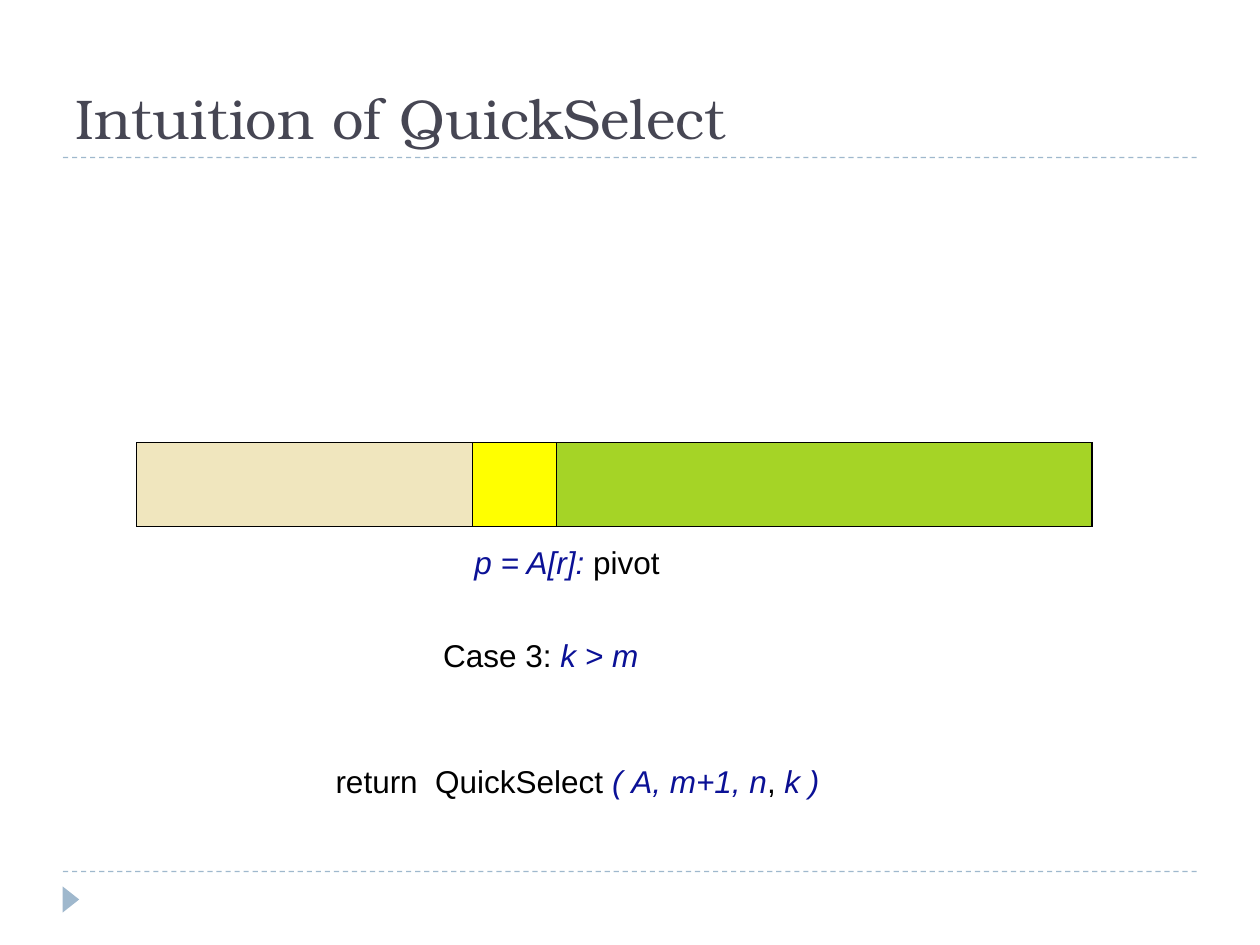
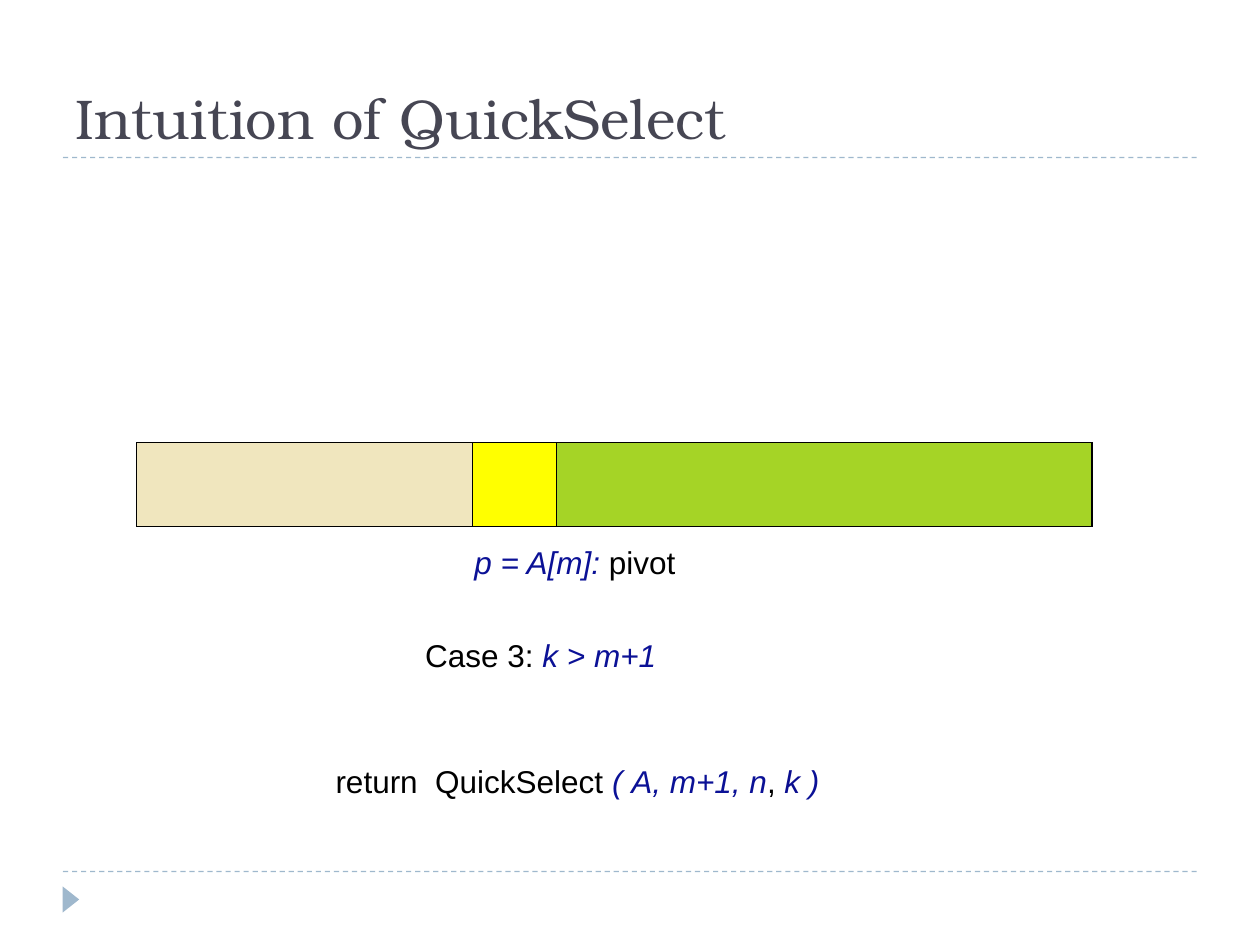
Before and after one commit to eldridgejm/dsc40b-2021-wi-public, a slide deck: slide 21 of published/lectures/07-quickselect/slides-wang.pptx (slide 22 before the commit). Drawn at 1260x945 pixels with LibreOffice and Linux fonts; fonts in the diff are those of the drawing; grey boxes stand for pictures. Boxes give left, top, right and bottom in pixels: in the first picture for what was removed or moved away, otherwise in the second. Text is boxed around its words. In the diff, an @@ line names an element or a change of style, - is before the commit and + after.

```diff
--- a/published/lectures/07-quickselect/slides-wang.pptx
+++ b/published/lectures/07-quickselect/slides-wang.pptx
@@ text at (474, 551, 675, 580): text changed @@
-p = A[r]: pivot
+p = A[m]: pivot
@@ text at (425, 644, 656, 668): text changed @@
-Case 3: k > m
+Case 3: k > m+1
```
Also in this commit, not shown: 15 other slides changed, 10 slides added, 2 slides removed, 1 other file.
